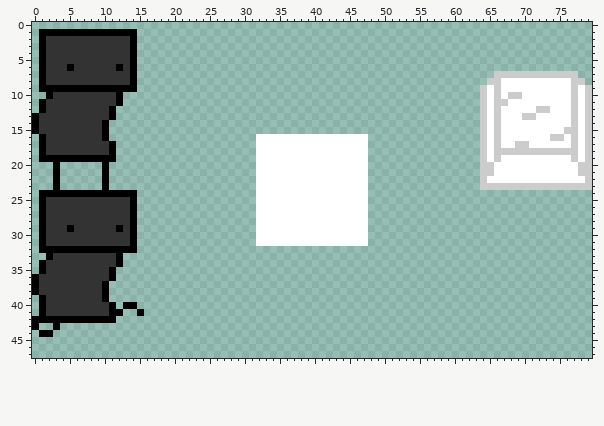
Sprite sheet: bin/spritesheet.png. Above: the version before the commit.
The file is 80x48 pixels.
Now the later version:
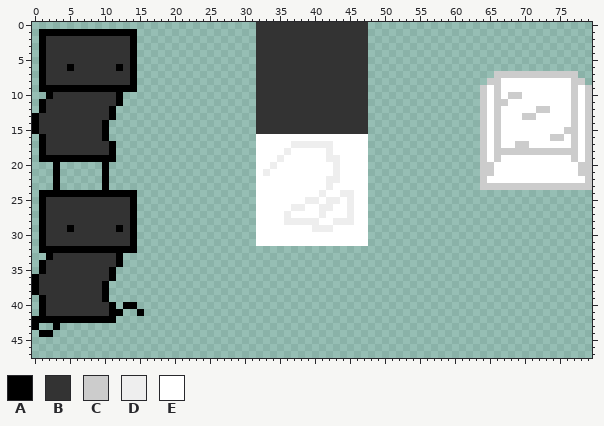
Palette (. is transparent): A #000000  B #333333  C #cccccc  D #eeeeee  E #ffffff
Diff:
{"y":0,"x":32,"old":"................","new":"BBBBBBBBBBBBBBBB"}
{"y":1,"x":32,"old":"................","new":"BBBBBBBBBBBBBBBB"}
{"y":2,"x":32,"old":"................","new":"BBBBBBBBBBBBBBBB"}
{"y":3,"x":32,"old":"................","new":"BBBBBBBBBBBBBBBB"}
{"y":4,"x":32,"old":"................","new":"BBBBBBBBBBBBBBBB"}
{"y":5,"x":32,"old":"................","new":"BBBBBBBBBBBBBBBB"}
{"y":6,"x":32,"old":"................","new":"BBBBBBBBBBBBBBBB"}
{"y":7,"x":32,"old":"................","new":"BBBBBBBBBBBBBBBB"}
{"y":8,"x":32,"old":"................","new":"BBBBBBBBBBBBBBBB"}
{"y":9,"x":32,"old":"................","new":"BBBBBBBBBBBBBBBB"}
{"y":10,"x":32,"old":"................","new":"BBBBBBBBBBBBBBBB"}
{"y":11,"x":32,"old":"................","new":"BBBBBBBBBBBBBBBB"}
{"y":12,"x":32,"old":"................","new":"BBBBBBBBBBBBBBBB"}
{"y":13,"x":32,"old":"................","new":"BBBBBBBBBBBBBBBB"}
{"y":14,"x":32,"old":"................","new":"BBBBBBBBBBBBBBBB"}
{"y":15,"x":32,"old":"................","new":"BBBBBBBBBBBBBBBB"}
{"y":17,"x":37,"old":"EEEEEE","new":"DDDDDD"}
{"y":18,"x":36,"old":"E","new":"D"}
{"y":18,"x":42,"old":"E","new":"D"}
{"y":19,"x":35,"old":"E","new":"D"}
{"y":19,"x":42,"old":"EE","new":"DD"}
{"y":20,"x":34,"old":"E","new":"D"}
{"y":20,"x":43,"old":"E","new":"D"}
{"y":21,"x":33,"old":"E","new":"D"}
{"y":21,"x":43,"old":"E","new":"D"}
{"y":22,"x":42,"old":"EE","new":"DD"}
{"y":23,"x":42,"old":"E","new":"D"}
{"y":24,"x":41,"old":"E","new":"D"}
{"y":24,"x":44,"old":"EE","new":"DD"}
{"y":25,"x":39,"old":"EE","new":"DD"}
{"y":25,"x":42,"old":"EE","new":"DD"}
{"y":25,"x":45,"old":"E","new":"D"}
{"y":26,"x":37,"old":"EE","new":"DD"}
{"y":26,"x":41,"old":"EE","new":"DD"}
{"y":26,"x":45,"old":"E","new":"D"}
{"y":27,"x":36,"old":"E","new":"D"}
{"y":27,"x":41,"old":"E","new":"D"}
{"y":27,"x":45,"old":"E","new":"D"}
{"y":28,"x":36,"old":"EEEEE","new":"DDDDD"}
{"y":28,"x":43,"old":"EEE","new":"DDD"}
{"y":29,"x":40,"old":"EEE","new":"DDD"}
{"label":"changed","picture_box":[256,22,368,232]}
